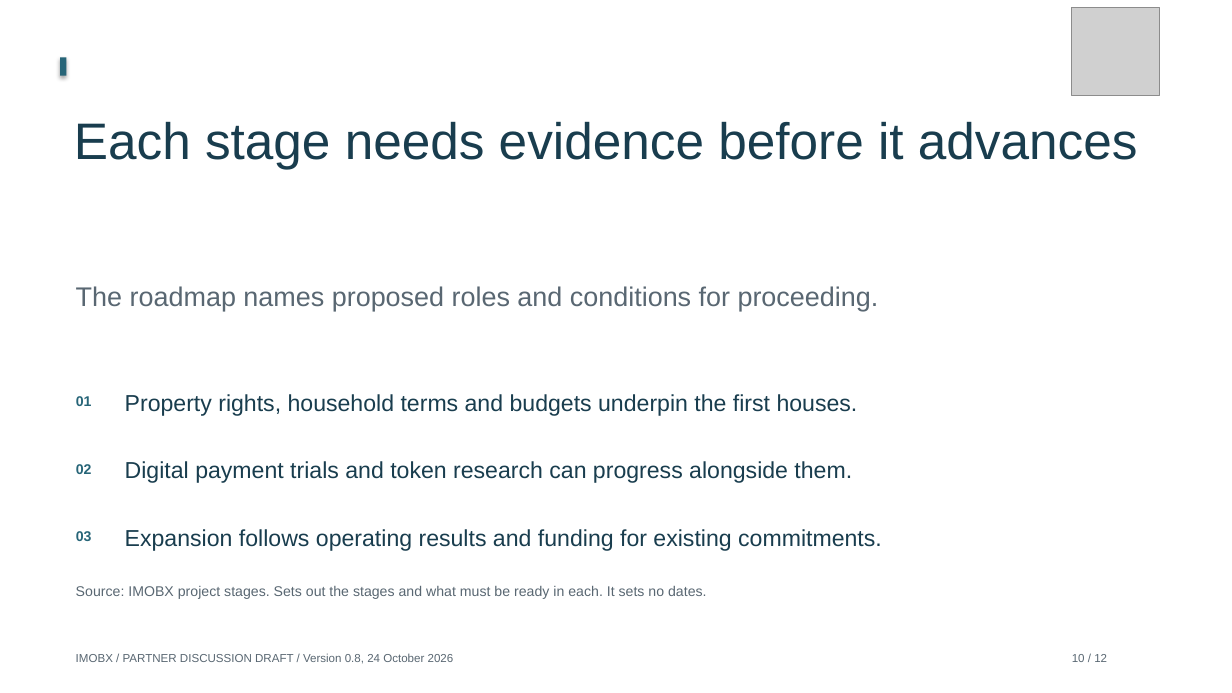
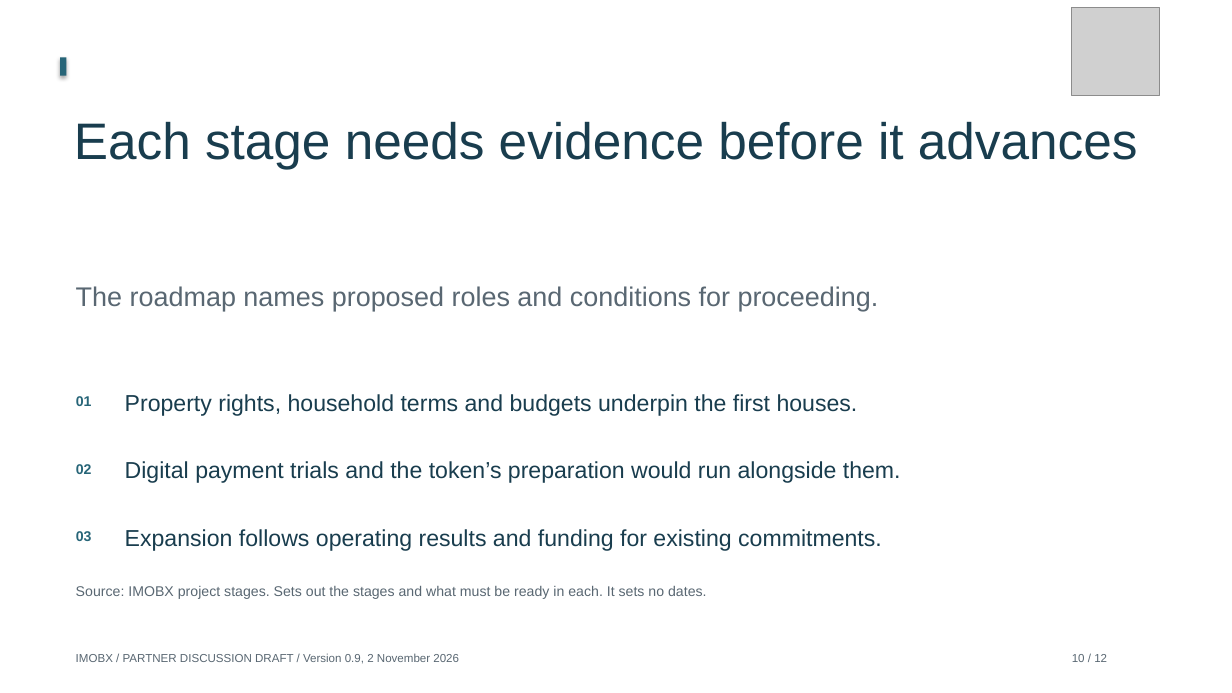
Before and after one commit to Siah-kin/imobx-website, a slide deck: slide 10 of pitchdeck.pptx. Drawn at 1232x693 pixels with LibreOffice and Linux fonts; fonts in the diff are those of the drawing; grey boxes stand for pictures. Boxes give left, top, right and bottom in pixels: in the first picture for what was removed or moved away, otherwise in the second. Text is boxed around its words. In the diff, an @@ line names an element or a change of style, - is before the commit and + after.

```diff
--- a/pitchdeck.pptx
+++ b/pitchdeck.pptx
@@ text at [125, 461, 901, 483]: text changed @@
-Digital payment trials and token research can progress alongside them.
+Digital payment trials and the token’s preparation would run alongside them.
@@ text at [76, 653, 459, 664]: text changed @@
-IMOBX / PARTNER DISCUSSION DRAFT / Version 0.8, 24 October 2026
+IMOBX / PARTNER DISCUSSION DRAFT / Version 0.9, 2 November 2026
```
Also in this commit, not shown: 11 other slides changed, 42 other files.
